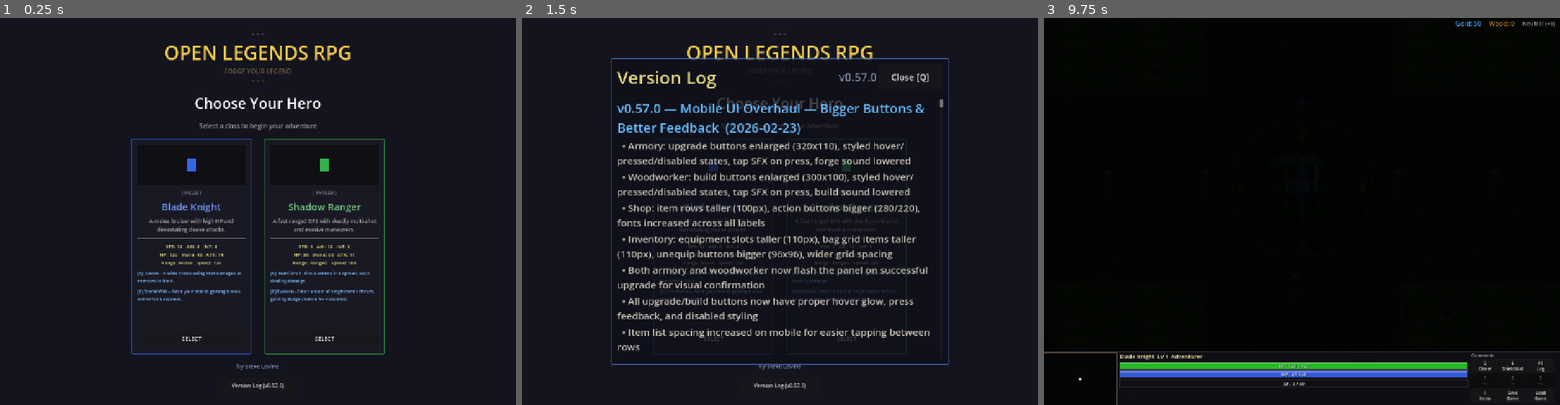
Above: before the commit, frames 1-3 (left to right).
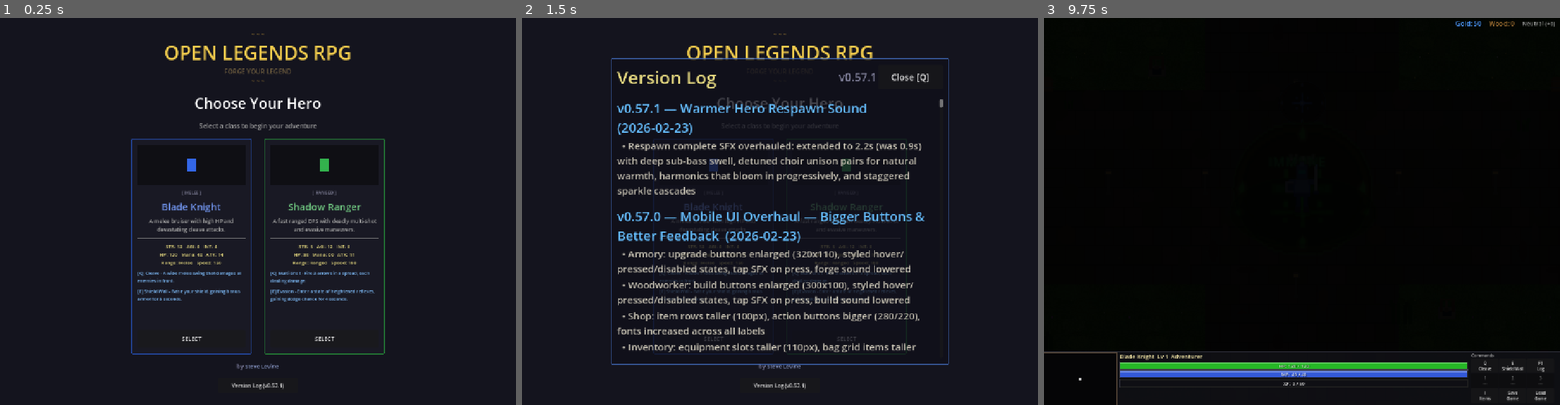
Above: after the commit, the same moments.

Repository: slxny/legends-open-rpg
Game: Godot game, scene res://scenes/main.tscn
Two runs of this game, one before a commit and one after it. Both use one fixed random seed, a clock stepped at 60 frames per second and the inputs below.
Inputs (mouse positions are in pixels of both pictures, inside the frame that each line leads up to):
- Up to frame 1 (0.25 s): no input
- Up to frame 2 (1.5 s): click "Version Log (v0.57.0)" (after the commit: "Version Log (v0.57.1)") at 0.5 s; click "SELECT" at 1.25 s
- Up to frame 3 (9.75 s): click "SELECT" at 2 s; tap Enter at 2.75, 4.25, 5.75 s; move the mouse to (1415, 192) at 2.77 s; hold D (move_right) 2.78-3.5 s; hold Q (ability_1) 2.78-3.5 s; click (1415, 192) at 2.92 s; tap Space (attack) at 3.5, 6.5 s; drag from (1198, 230) to (1276, 288) at 3.52 s; move the mouse to (1353, 126) at 4.27 s; hold D (move_right) 4.28-5 s; hold Space (attack) 4.28-5 s; drag from (1276, 288) to (1147, 153) at 5.02 s; move the mouse to (1456, 269) at 5.77 s; hold A (move_left) 5.78-6.5 s; tap 1 at 5.85 s; drag from (1147, 153) to (1224, 114) at 6.52 s; move the mouse to (1327, 211) at 7.27 s; hold S (move_down) 7.28-8 s; tap 3 at 7.35 s; click (1327, 211) at 7.42 s; drag from (1224, 114) to (1198, 230) at 8.02 s; move the mouse to (1415, 192) at 8.77 s; hold W (move_up) 8.78-9.5 s; hold Q (ability_1) 8.78-9.5 s; drag from (1198, 230) to (1276, 288) at 9.52 s

The runs differ from the first frame. In frame 1, less than 0.1% of the frame differs, in the area x 54-55%, y 94-96%; in frame 2, 11%, in the area x 18-79%, y 14-96%; in frame 3, nothing differs.

Commit message:
Overhaul respawn complete SFX — longer, warmer choir sound (v0.57.1)
Extended from 0.9s to 2.2s with deep sub-bass swell (C2/C3/G3),
detuned unison choir pairs for natural beating warmth, harmonics that
bloom in progressively up to C6, rising pitch sweep, and staggered
high sparkle cascades.

Co-Authored-By: Claude Sonnet 4.6 <noreply@anthropic.com>

Diff:
--- a/scenes/ui/changelog_dialog.gd
+++ b/scenes/ui/changelog_dialog.gd
@@ -9,9 +9,17 @@
 var _is_visible: bool = false
 var _is_mobile: bool = false
 
-const GAME_VERSION := "v0.57.0"
+const GAME_VERSION := "v0.57.1"
 
 const CHANGELOG: Array[Dictionary] = [
+	{
+		"version": "v0.57.1",
+		"title": "Warmer Hero Respawn Sound",
+		"date": "2026-02-23",
+		"entries": [
+			"Respawn complete SFX overhauled: extended to 2.2s (was 0.9s) with deep sub-bass swell, detuned choir unison pairs for natural warmth, harmonics that bloom in progressively, and staggered sparkle cascades",
+		]
+	},
 	{
 		"version": "v0.57.0",
 		"title": "Mobile UI Overhaul — Bigger Buttons & Better Feedback",
--- a/scripts/autoloads/audio_manager.gd
+++ b/scripts/autoloads/audio_manager.gd
@@ -863,24 +863,38 @@
 	return _to_stream(samples)
 
 func _gen_respawn_complete() -> AudioStreamWAV:
-	# Regeneration complete — bright ascending arpeggio with magical shimmer
-	# Triumphant, hopeful, energizing — life returns
-	var samples = _make_samples(0.9)
-	# Ascending power chord: C4 -> E4 -> G4 -> C5 with warm sustain
-	_add_sine_segment(samples, 261.6, 0.30, 0.0, 0.30)
-	_add_sine_segment(samples, 329.6, 0.30, 0.08, 0.30)
-	_add_sine_segment(samples, 392.0, 0.35, 0.16, 0.30)
-	_add_sine_segment(samples, 523.3, 0.40, 0.24, 0.45)
-	# Octave shimmer on final note for brilliance
-	_add_sine_segment(samples, 1046.0, 0.12, 0.24, 0.40)
-	_add_sine_segment(samples, 784.0, 0.10, 0.24, 0.40)
-	# Magical sparkle — high frequency noise bursts
-	_add_pitched_noise(samples, 5000.0, 2000.0, 0.03, 0.24)
-	_add_pitched_noise(samples, 7000.0, 1500.0, 0.02, 0.30)
-	# Warm bass foundation
-	_add_sine_segment(samples, 130.8, 0.15, 0.0, 0.6)
-	_apply_decay(samples, 1.0)
-	_soft_clip(samples, 1.5)
+	# Hero resurrection — warm soulful choir swell, 2.2 seconds
+	# Deep bass anchors, detuned unison pairs create natural beating warmth,
+	# harmonics bloom in over time, sparkle shimmer crowns the top
+	var dur = 2.2
+	var samples = _make_samples(dur)
+	# === Deep sub-bass swell — body and weight ===
+	_add_sine_segment(samples, 65.4,  0.22, 0.0, dur)        # C2 sub-bass
+	_add_sine_segment(samples, 130.8, 0.30, 0.0, dur)        # C3 bass body
+	_add_sine_segment(samples, 196.0, 0.18, 0.0, dur)        # G3 warmth
+	# === Core choir — detuned unison pairs for natural chorus beating ===
+	_add_sine_segment(samples, 261.6, 0.36, 0.05, dur - 0.05)  # C4 root
+	_add_sine_segment(samples, 263.2, 0.18, 0.05, dur - 0.05)  # C4 +10¢ → warm beat ~1.6 Hz
+	_add_sine_segment(samples, 329.6, 0.28, 0.12, dur - 0.12)  # E4 major third
+	_add_sine_segment(samples, 331.1, 0.14, 0.12, dur - 0.12)  # E4 slight detune
+	_add_sine_segment(samples, 392.0, 0.30, 0.20, dur - 0.20)  # G4 fifth
+	_add_sine_segment(samples, 393.8, 0.12, 0.20, dur - 0.20)  # G4 slight detune
+	# === Upper harmonics bloom in progressively ===
+	_add_sine_segment(samples, 523.3, 0.24, 0.30, dur - 0.30)  # C5 octave
+	_add_sine_segment(samples, 659.3, 0.16, 0.45, dur - 0.45)  # E5 radiance
+	_add_sine_segment(samples, 784.0, 0.11, 0.60, dur - 0.60)  # G5 shimmer
+	_add_sine_segment(samples, 1046.5, 0.07, 0.75, dur - 0.75) # C6 air & brilliance
+	# === Rising pitch sweep — life force returning from deep to bright ===
+	_pitch_sweep_sine(samples, 98.0, 523.0, 0.14, 0.0)
+	# === Magical sparkle cascades — staggered high shimmer ===
+	_add_pitched_noise(samples, 4500.0, 1800.0, 0.028, 0.35)
+	_add_pitched_noise(samples, 6500.0, 2000.0, 0.020, 0.65)
+	_add_pitched_noise(samples, 9000.0, 1500.0, 0.013, 0.90)
+	# Warm saturation — fills out midrange, kills harshness
+	_soft_clip(samples, 1.25)
+	# Long slow decay — let it breathe and ring out
+	_apply_decay(samples, dur * 0.85)
+	_normalize(samples, 0.88)
 	return _to_stream(samples)
 
 func _gen_forge_weapon() -> AudioStreamWAV:
